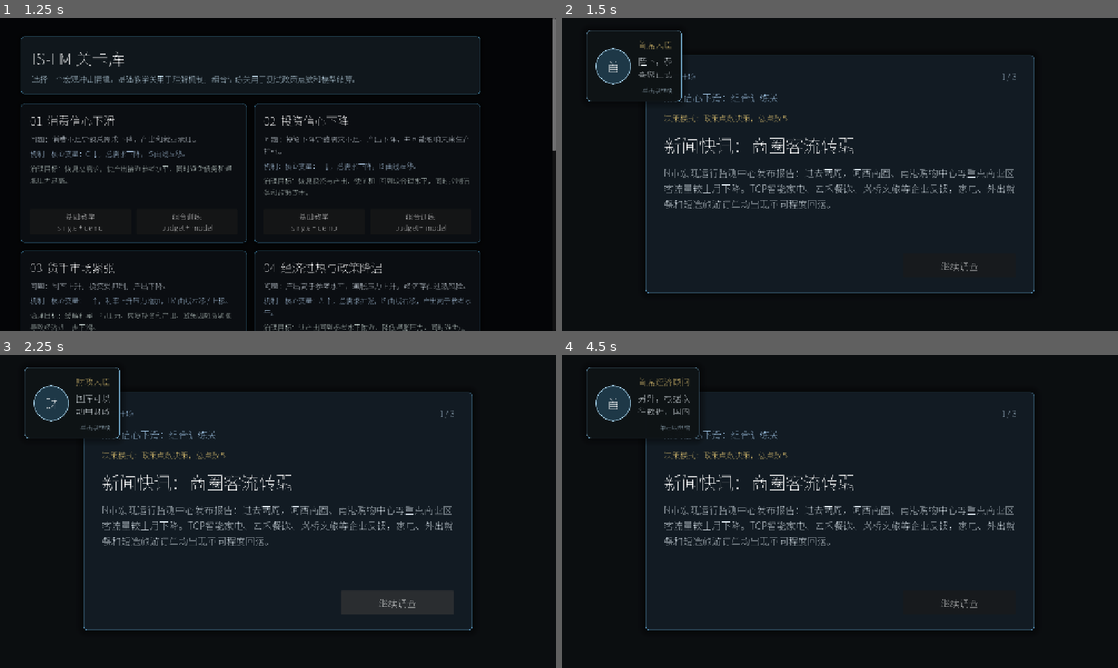
Above: before the commit, frames 1-4 (two rows, left to right).
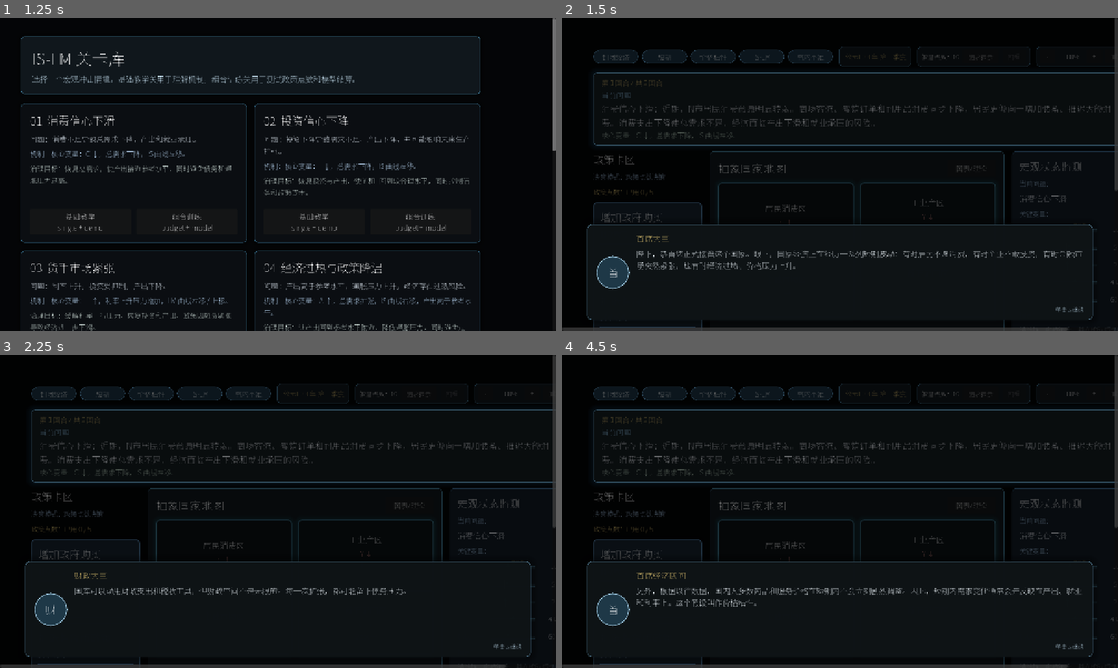
Above: after the commit, the same moments.

Repository: Austenzcy/macroecon
Game: Godot game, scene res://scenes/MainMenu.tscn
The game is run twice, just before and just after one commit, with the same random seed, the same clock (stepped at 60 frames per second) and the same inputs.
Inputs (mouse positions are in pixels of both pictures, inside the frame that each line leads up to):
- Up to frame 1 (1.25 s): click "进入关卡选择 查看第一批 IS-LM 测试关卡，每个关卡都…" at 0.5 s
- Up to frame 2 (1.5 s): click "组合训练 budget + model" at 1.25 s
- Up to frame 3 (2.25 s): click (394, 602) at 2 s, where only the run before the commit has a clickable "继续调查"
- Up to frame 4 (4.5 s): click (979, 392) at 2.75 s, where only the run after the commit has a clickable "请求提示"; click (1045, 392) at 3.5 s, where only the run after the commit has a clickable "-"; click (1095, 392) at 4.25 s, where only the run after the commit has a clickable "+"

Frame 1 is identical in both runs. In frame 2, 19% of the frame differs, in the area x 0-100%, y 0-100%; in frame 3, 20%; in frame 4, 19%.

Commit message:
fix: stabilize dialogue layout and skip duplicate scenario intro

Diff:
--- a/scripts/autoload/NarrativeManager.gd
+++ b/scripts/autoload/NarrativeManager.gd
@@ -219,6 +219,15 @@
 	if steps_variant is Array:
 		return _normalize_steps(steps_variant as Array)
 	return []
+
+
+func should_skip_scenario_intro(scenario_id: String = "") -> bool:
+	var scenario: Dictionary = DataLoader.get_scenario_by_id(scenario_id) if not scenario_id.is_empty() else GameState.get_current_scenario()
+	if scenario.is_empty():
+		return false
+	if not scenario.has("narrative_level_id"):
+		return false
+	return not level_opening_steps(str(scenario.get("id", scenario_id))).is_empty()
 
 
 func after_result_comment_steps(scenario_id: String = "") -> Array:
--- a/scripts/scenes/LevelSelect.gd
+++ b/scripts/scenes/LevelSelect.gd
@@ -1,6 +1,7 @@
 extends Control
 
 const SCENARIO_INTRO_PATH: String = "res://scenes/ScenarioIntro.tscn"
+const POLICY_DESK_PATH: String = "res://scenes/PolicyDesk.tscn"
 const MAIN_MENU_PATH: String = "res://scenes/MainMenu.tscn"
 
 var _levels: Array[Dictionary] = []
@@ -197,12 +198,18 @@
 	GameState.set_current_scenario(scenario_id)
 	AudioManager.unlock_audio_from_user_gesture()
 	AudioManager.play_bgm()
-	get_tree().change_scene_to_file(SCENARIO_INTRO_PATH)
+	get_tree().change_scene_to_file(_entry_scene_for_scenario(scenario_id))
 
 
 func _on_back_pressed() -> void:
 	GameState.reset_for_new_game()
 	get_tree().change_scene_to_file(MAIN_MENU_PATH)
+
+
+func _entry_scene_for_scenario(scenario_id: String) -> String:
+	if has_node("/root/NarrativeManager") and NarrativeManager.should_skip_scenario_intro(scenario_id):
+		return POLICY_DESK_PATH
+	return SCENARIO_INTRO_PATH
 
 
 func _make_panel_style(bg: Color, border: Color) -> StyleBoxFlat:
--- a/scripts/scenes/MainMenu.gd
+++ b/scripts/scenes/MainMenu.gd
@@ -1,6 +1,8 @@
 extends Control
 
 const QUICK_START_SCENARIO_ID: String = "consumer_confidence_drop_basic"
+const POLICY_DESK_PATH: String = "res://scenes/PolicyDesk.tscn"
+const SCENARIO_INTRO_PATH: String = "res://scenes/ScenarioIntro.tscn"
 
 
 func _ready() -> void:
@@ -77,4 +79,5 @@
 	GameState.set_current_scenario(QUICK_START_SCENARIO_ID)
 	AudioManager.unlock_audio_from_user_gesture()
 	AudioManager.play_bgm()
-	get_tree().change_scene_to_file("res://scenes/ScenarioIntro.tscn")
+	var entry_scene: String = POLICY_DESK_PATH if has_node("/root/NarrativeManager") and NarrativeManager.should_skip_scenario_intro(QUICK_START_SCENARIO_ID) else SCENARIO_INTRO_PATH
+	get_tree().change_scene_to_file(entry_scene)
--- a/scripts/scenes/PolicyDesk.gd
+++ b/scripts/scenes/PolicyDesk.gd
@@ -1014,6 +1014,22 @@
 	_register_guide_targets()
 	if GameState.current_round != 1 or _is_policy_confirmed:
 		return
+	var chapter_steps: Array = NarrativeManager.chapter_opening_steps()
+	if not chapter_steps.is_empty():
+		NarrativeManager.play_tutorial_once(
+			self,
+			"islm_chapter_opening_v1",
+			chapter_steps,
+			_guide_targets
+		)
+	var level_steps: Array = NarrativeManager.level_opening_steps(GameState.current_scenario_id)
+	if not level_steps.is_empty():
+		NarrativeManager.play_tutorial_once(
+			self,
+			"level_opening_%s_v1" % GameState.current_scenario_id,
+			level_steps,
+			_guide_targets
+		)
 	if _is_first_level_scenario():
 		NarrativeManager.play_tutorial_once(
 			self,
--- a/scripts/scenes/ScenarioIntro.gd
+++ b/scripts/scenes/ScenarioIntro.gd
@@ -1,8 +1,14 @@
 extends Control
+
+const POLICY_DESK_PATH: String = "res://scenes/PolicyDesk.tscn"
+const SCALE_STEP: float = 0.1
+const MIN_UI_SCALE: float = 0.8
+const MAX_UI_SCALE: float = 1.2
 
 var _scenario: Dictionary = {}
 var _story_steps: Array = []
 var _step_index: int = 0
+var _ui_scale: float = 1.0
 
 var _content_box: VBoxContainer
 var _progress_label: Label
@@ -19,9 +25,26 @@
 
 func _ready() -> void:
 	_load_scenario()
+	if has_node("/root/NarrativeManager") and NarrativeManager.should_skip_scenario_intro(str(_scenario.get("id", GameState.current_scenario_id))):
+		call_deferred("_go_to_policy_desk")
+		return
+	_ui_scale = GameState.ui_scale
 	_build_ui()
 	_show_step(0, false)
 	call_deferred("_maybe_play_opening_dialogue")
+
+
+func _input(event: InputEvent) -> void:
+	if event is InputEventMouseButton:
+		var mouse_event: InputEventMouseButton = event
+		if not mouse_event.pressed or not mouse_event.ctrl_pressed:
+			return
+		if mouse_event.button_index == MOUSE_BUTTON_WHEEL_UP:
+			_set_ui_scale(_ui_scale + SCALE_STEP)
+			get_viewport().set_input_as_handled()
+		elif mouse_event.button_index == MOUSE_BUTTON_WHEEL_DOWN:
+			_set_ui_scale(_ui_scale - SCALE_STEP)
+			get_viewport().set_input_as_handled()
 
 
 func _load_scenario() -> void:
@@ -51,28 +74,55 @@
 
 
 func _build_ui() -> void:
+	_content_box = null
+	_progress_label = null
+	_scenario_title_label = null
+	_mode_label = null
+	_title_label = null
+	_body_label = null
+	_tags = null
+	_problem_panel = null
+	_problem_label = null
+	_model_hint_label = null
+	_next_button = null
+	for child: Node in get_children():
+		remove_child(child)
+		child.queue_free()
+
 	var background: ColorRect = ColorRect.new()
 	background.color = Color(0.045, 0.055, 0.065, 1.0)
 	background.set_anchors_preset(Control.PRESET_FULL_RECT)
 	add_child(background)
 
+	var scroll: ScrollContainer = ScrollContainer.new()
+	scroll.set_anchors_preset(Control.PRESET_FULL_RECT)
+	scroll.follow_focus = true
+	scroll.horizontal_scroll_mode = ScrollContainer.SCROLL_MODE_AUTO
+	scroll.vertical_scroll_mode = ScrollContainer.SCROLL_MODE_AUTO
+	add_child(scroll)
+
+	var outer_margin: MarginContainer = MarginContainer.new()
+	outer_margin.add_theme_constant_override("margin_left", _dim(48))
+	outer_margin.add_theme_constant_override("margin_top", _dim(42))
+	outer_margin.add_theme_constant_override("margin_right", _dim(48))
+	outer_margin.add_theme_constant_override("margin_bottom", _dim(112))
+	scroll.add_child(outer_margin)
+
 	var panel: PanelContainer = PanelContainer.new()
-	panel.anchor_left = 0.15
-	panel.anchor_top = 0.12
-	panel.anchor_right = 0.85
-	panel.anchor_bottom = 0.88
+	panel.custom_minimum_size = Vector2(900, 720) * _ui_scale
+	panel.size_flags_horizontal = Control.SIZE_EXPAND_FILL
 	panel.add_theme_stylebox_override("panel", _make_panel_style())
-	add_child(panel)
+	outer_margin.add_child(panel)
 
 	var margin: MarginContainer = MarginContainer.new()
-	margin.add_theme_constant_override("margin_left", 42)
-	margin.add_theme_constant_override("margin_top", 34)
-	margin.add_theme_constant_override("margin_right", 42)
-	margin.add_theme_constant_override("margin_bottom", 34)
+	margin.add_theme_constant_override("margin_left", _dim(42))
+	margin.add_theme_constant_override("margin_top", _dim(34))
+	margin.add_theme_constant_override("margin_right", _dim(42))
+	margin.add_theme_constant_override("margin_bottom", _dim(34))
 	panel.add_child(margin)
 
 	_content_box = VBoxContainer.new()
-	_content_box.add_theme_constant_override("separation", 18)
+	_content_box.add_theme_constant_override("separation", _dim(18))
 	margin.add_child(_content_box)
 
 	var header: HBoxContainer = HBoxContainer.new()
@@ -82,35 +132,36 @@
 	var kicker: Label = Label.new()
 	kicker.text = "情境开场"
 	kicker.modulate = Color(0.68, 0.84, 1.0)
-	kicker.add_theme_font_size_override("font_size", 18)
+	kicker.add_theme_font_size_override("font_size", _fs(18))
 	kicker.size_flags_horizontal = Control.SIZE_EXPAND_FILL
 	header.add_child(kicker)
 
 	_progress_label = Label.new()
 	_progress_label.modulate = Color(0.72, 0.82, 0.90)
-	_progress_label.add_theme_font_size_override("font_size", 18)
+	_progress_label.add_theme_font_size_override("font_size", _fs(18))
 	header.add_child(_progress_label)
 
 	_scenario_title_label = Label.new()
 	_scenario_title_label.autowrap_mode = TextServer.AUTOWRAP_WORD_SMART
 	_scenario_title_label.modulate = Color(0.70, 0.86, 1.0)
-	_scenario_title_label.add_theme_font_size_override("font_size", 22)
+	_scenario_title_label.add_theme_font_size_override("font_size", _fs(22))
 	_content_box.add_child(_scenario_title_label)
 
 	_mode_label = Label.new()
 	_mode_label.autowrap_mode = TextServer.AUTOWRAP_WORD_SMART
 	_mode_label.modulate = Color(0.92, 0.80, 0.46)
-	_mode_label.add_theme_font_size_override("font_size", 18)
+	_mode_label.add_theme_font_size_override("font_size", _fs(18))
 	_content_box.add_child(_mode_label)
 
 	_title_label = Label.new()
 	_title_label.autowrap_mode = TextServer.AUTOWRAP_WORD_SMART
-	_title_label.add_theme_font_size_override("font_size", 40)
+	_title_label.add_theme_font_size_override("font_size", _fs(40))
 	_content_box.add_child(_title_label)
 
 	_body_label = Label.new()
 	_body_label.autowrap_mode = TextServer.AUTOWRAP_WORD_SMART
 	_body_label.add_theme_font_size_override("font_size", 22)
+	_body_label.add_theme_font_size_override("font_size", _fs(22))
 	_body_label.modulate = Color(0.88, 0.92, 0.95)
 	_content_box.add_child(_body_label)
 
@@ -123,24 +174,25 @@
 	_content_box.add_child(_problem_panel)
 
 	var problem_margin: MarginContainer = MarginContainer.new()
-	problem_margin.add_theme_constant_override("margin_left", 18)
-	problem_margin.add_theme_constant_override("margin_top", 14)
-	problem_margin.add_theme_constant_override("margin_right", 18)
-	problem_margin.add_theme_constant_override("margin_bottom", 14)
+	problem_margin.add_theme_constant_override("margin_left", _dim(18))
+	problem_margin.add_theme_constant_override("margin_top", _dim(14))
+	problem_margin.add_theme_constant_override("margin_right", _dim(18))
+	problem_margin.add_theme_constant_override("margin_bottom", _dim(14))
 	_problem_panel.add_child(problem_margin)
 
 	var problem_box: VBoxContainer = VBoxContainer.new()
-	problem_box.add_theme_constant_override("separation", 8)
+	problem_box.add_theme_constant_override("separation", _dim(8))
 	problem_margin.add_child(problem_box)
 
 	_problem_label = Label.new()
 	_problem_label.autowrap_mode = TextServer.AUTOWRAP_WORD_SMART
-	_problem_label.add_theme_font_size_override("font_size", 20)
+	_problem_label.add_theme_font_size_override("font_size", _fs(20))
 	problem_box.add_child(_problem_label)
 
 	_model_hint_label = Label.new()
 	_model_hint_label.autowrap_mode = TextServer.AUTOWRAP_WORD_SMART
 	_model_hint_label.modulate = Color(0.80, 0.90, 0.82)
+	_model_hint_label.add_theme_font_size_override("font_size", _fs(17))
 	problem_box.add_child(_model_hint_label)
 
 	var spacer: Control = Control.new()
@@ -148,9 +200,9 @@
 	_content_box.add_child(spacer)
 
 	_next_button = Button.new()
-	_next_button.custom_minimum_size = Vector2(260, 56)
+	_next_button.custom_minimum_size = Vector2(260, 56) * _ui_scale
 	_next_button.size_flags_horizontal = Control.SIZE_SHRINK_END
-	_next_button.add_theme_font_size_override("font_size", 22)
+	_next_button.add_theme_font_size_override("font_size", _fs(22))
 	_next_button.pressed.connect(_on_next_pressed)
 	_content_box.add_child(_next_button)
 
@@ -194,9 +246,13 @@
 func _on_next_pressed() -> void:
 	AudioManager.play_sfx(&"card_play")
 	if _step_index >= _story_steps.size() - 1:
-		get_tree().change_scene_to_file("res://scenes/PolicyDesk.tscn")
+		_go_to_policy_desk()
 		return
 	_show_step(_step_index + 1, true)
+
+
+func _go_to_policy_desk() -> void:
+	get_tree().change_scene_to_file(POLICY_DESK_PATH)
 
 
 func _maybe_play_opening_dialogue() -> void:
@@ -223,7 +279,7 @@
 	style.bg_color = Color(0.075, 0.11, 0.14, 0.96)
 	style.border_color = Color(0.32, 0.54, 0.68, 0.9)
 	style.set_border_width_all(1)
-	style.set_corner_radius_all(8)
+	style.set_corner_radius_all(_dim(8))
 	style.shadow_color = Color(0.0, 0.0, 0.0, 0.45)
 	style.shadow_size = 18
 	return style
@@ -234,5 +290,23 @@
 	style.bg_color = Color(0.09, 0.13, 0.15, 0.96)
 	style.border_color = Color(0.45, 0.70, 0.86, 0.92)
 	style.set_border_width_all(1)
-	style.set_corner_radius_all(8)
+	style.set_corner_radius_all(_dim(8))
 	return style
+
+
+func _set_ui_scale(value: float) -> void:
+	var next_scale: float = clampf(value, MIN_UI_SCALE, MAX_UI_SCALE)
+	if is_equal_approx(next_scale, _ui_scale):
+		return
+	_ui_scale = next_scale
+	GameState.set_ui_scale(_ui_scale)
+	_build_ui()
+	_show_step(_step_index, false)
+
+
+func _dim(value: int) -> int:
+	return maxi(1, int(roundf(float(value) * _ui_scale)))
+
+
+func _fs(value: int) -> int:
+	return maxi(11, int(roundf(float(value) * _ui_scale)))
--- a/scripts/ui/DialogueOverlay.gd
+++ b/scripts/ui/DialogueOverlay.gd
@@ -5,7 +5,9 @@
 var _steps: Array = []
 var _target_map: Dictionary = {}
 var _index: int = 0
+var _last_advance_msec: int = 0
 var _dialogue_panel: PanelContainer
+var _bottom_layout: MarginContainer
 var _speaker_label: Label
 var _text_label: RichTextLabel
 var _avatar_label: Label
@@ -18,33 +20,39 @@
 	size_flags_horizontal = Control.SIZE_EXPAND_FILL
 	size_flags_vertical = Control.SIZE_EXPAND_FILL
 	mouse_filter = Control.MOUSE_FILTER_STOP
+	_sync_viewport_rect()
 	_build_ui()
 	_set_non_interactive_children(self)
 	_show_current_step()
 
 
+func _notification(what: int) -> void:
+	if what == NOTIFICATION_RESIZED:
+		_update_layout_metrics()
+
+
 func _input(event: InputEvent) -> void:
 	if not visible or _is_modal_active():
 		return
 	if event is InputEventMouseButton:
 		var mouse_event: InputEventMouseButton = event
 		if mouse_event.pressed and mouse_event.button_index == MOUSE_BUTTON_LEFT:
-			_advance()
+			_try_advance()
 			get_viewport().set_input_as_handled()
 	elif event is InputEventScreenTouch:
 		var touch_event: InputEventScreenTouch = event
 		if touch_event.pressed:
-			_advance()
+			_try_advance()
 			get_viewport().set_input_as_handled()
 	elif event is InputEventKey:
 		var key_event: InputEventKey = event
 		if key_event.pressed and not key_event.echo and (key_event.keycode == KEY_ENTER or key_event.keycode == KEY_SPACE):
-			_advance()
+			_try_advance()
 			get_viewport().set_input_as_handled()
 
 
 func setup(steps: Array, target_map: Dictionary = {}) -> void:
-	_steps = steps.duplicate(true)
+	_steps = _paginate_dialogue_steps(steps)
 	_target_map = target_map.duplicate()
 	_index = 0
 	if is_inside_tree():
@@ -58,6 +66,7 @@
 
 func _process(_delta: float) -> void:
 	if visible:
+		_sync_viewport_rect()
 		queue_redraw()
 
 
@@ -65,7 +74,7 @@
 	if event is InputEventMouseButton:
 		var mouse_event: InputEventMouseButton = event
 		if mouse_event.pressed and mouse_event.button_index == MOUSE_BUTTON_LEFT:
-			_advance()
+			_try_advance()
 			accept_event()
 			get_viewport().set_input_as_handled()
 
@@ -86,19 +95,15 @@
 
 
 func _build_ui() -> void:
-	var bottom_layout: MarginContainer = MarginContainer.new()
-	bottom_layout.name = "DialogueBottomLayout"
-	bottom_layout.set_anchors_preset(Control.PRESET_FULL_RECT)
-	bottom_layout.add_theme_constant_override("margin_left", 56)
-	bottom_layout.add_theme_constant_override("margin_top", 24)
-	bottom_layout.add_theme_constant_override("margin_right", 56)
-	bottom_layout.add_theme_constant_override("margin_bottom", 32)
-	add_child(bottom_layout)
+	_bottom_layout = MarginContainer.new()
+	_bottom_layout.name = "DialogueBottomLayout"
+	_bottom_layout.set_anchors_preset(Control.PRESET_FULL_RECT)
+	add_child(_bottom_layout)
 
 	var vertical_layout: VBoxContainer = VBoxContainer.new()
 	vertical_layout.size_flags_horizontal = Control.SIZE_EXPAND_FILL
 	vertical_layout.size_flags_vertical = Control.SIZE_EXPAND_FILL
-	bottom_layout.add_child(vertical_layout)
+	_bottom_layout.add_child(vertical_layout)
 
 	var spacer: Control = Control.new()
 	spacer.size_flags_vertical = Control.SIZE_EXPAND_FILL
@@ -106,8 +111,8 @@
 
 	_dialogue_panel = PanelContainer.new()
 	_dialogue_panel.name = "DialogueBox"
-	_dialogue_panel.custom_minimum_size = Vector2(0.0, 164.0)
 	_dialogue_panel.size_flags_horizontal = Control.SIZE_EXPAND_FILL
+	_dialogue_panel.size_flags_vertical = Control.SIZE_SHRINK_END
 	_dialogue_panel.add_theme_stylebox_override("panel", _panel_style())
 	vertical_layout.add_child(_dialogue_panel)
 
@@ -123,10 +128,8 @@
 	margin.add_child(row)
 
 	_avatar_label = Label.new()
-	_avatar_label.custom_minimum_size = Vector2(82, 82)
 	_avatar_label.horizontal_alignment = HORIZONTAL_ALIGNMENT_CENTER
 	_avatar_label.vertical_alignment = VERTICAL_ALIGNMENT_CENTER
-	_avatar_label.add_theme_font_size_override("font_size", 30)
 	_avatar_label.add_theme_stylebox_override("normal", _avatar_style())
 	row.add_child(_avatar_label)
 
@@ -136,26 +139,23 @@
 	row.add_child(text_box)
 
 	_speaker_label = Label.new()
-	_speaker_label.add_theme_font_size_override("font_size", 20)
 	_speaker_label.modulate = Color(0.92, 0.80, 0.46)
 	text_box.add_child(_speaker_label)
 
 	_text_label = RichTextLabel.new()
-	_text_label.custom_minimum_size = Vector2(0.0, 62.0)
 	_text_label.scroll_active = false
 	_text_label.autowrap_mode = TextServer.AUTOWRAP_WORD_SMART
 	_text_label.size_flags_horizontal = Control.SIZE_EXPAND_FILL
 	_text_label.size_flags_vertical = Control.SIZE_EXPAND_FILL
-	_text_label.add_theme_font_size_override("normal_font_size", 20)
 	_text_label.modulate = Color(0.95, 0.98, 1.0)
 	text_box.add_child(_text_label)
 
 	_continue_label = Label.new()
 	_continue_label.text = "单击以继续"
 	_continue_label.horizontal_alignment = HORIZONTAL_ALIGNMENT_RIGHT
-	_continue_label.add_theme_font_size_override("font_size", 14)
 	_continue_label.modulate = Color(0.70, 0.80, 0.86)
 	text_box.add_child(_continue_label)
+	_update_layout_metrics()
 
 
 func _show_current_step() -> void:
@@ -169,14 +169,24 @@
 	var speaker: String = str(step.get("speaker", "首席经济顾问"))
 	var text: String = str(step.get("text", ""))
 	var continue_text: String = str(step.get("continue_text", "单击以继续"))
+	var page_index: int = int(step.get("_page_index", 0))
+	var page_count: int = int(step.get("_page_count", 1))
 	var target_id: String = str(step.get("target", step.get("target_ui", "")))
 
 	_speaker_label.text = speaker
 	_text_label.text = text
-	_continue_label.text = continue_text
+	_continue_label.text = "%s  %d/%d" % [continue_text, page_index + 1, page_count] if page_count > 1 else continue_text
 	_avatar_label.text = _avatar_initial(speaker)
 	_current_target_id = target_id
 	queue_redraw()
+
+
+func _try_advance() -> void:
+	var now: int = Time.get_ticks_msec()
+	if now - _last_advance_msec < 80:
+		return
+	_last_advance_msec = now
+	_advance()
 
 
 func _advance() -> void:
@@ -202,6 +212,105 @@
 	var target_rect: Rect2 = target.get_global_rect()
 	var origin: Vector2 = get_global_rect().position
 	return Rect2(target_rect.position - origin, target_rect.size)
+
+
+func _sync_viewport_rect() -> void:
+	var viewport_size: Vector2 = get_viewport_rect().size
+	if viewport_size.x <= 1.0 or viewport_size.y <= 1.0:
+		return
+	position = Vector2.ZERO
+	custom_minimum_size = viewport_size
+	set_anchors_preset(Control.PRESET_FULL_RECT)
+	offset_left = 0.0
+	offset_top = 0.0
+	offset_right = 0.0
+	offset_bottom = 0.0
+	size = viewport_size
+	_update_layout_metrics()
+
+
+func _update_layout_metrics() -> void:
+	if _bottom_layout == null:
+		return
+	var viewport_size: Vector2 = get_viewport_rect().size
+	if viewport_size.x <= 1.0 or viewport_size.y <= 1.0:
+		viewport_size = size
+	var side_margin: int = int(roundf(clampf(viewport_size.x * 0.045, 28.0, 72.0)))
+	var bottom_margin: int = int(roundf(clampf(viewport_size.y * 0.035, 20.0, 42.0)))
+	_bottom_layout.add_theme_constant_override("margin_left", side_margin)
+	_bottom_layout.add_theme_constant_override("margin_top", 18)
+	_bottom_layout.add_theme_constant_override("margin_right", side_margin)
+	_bottom_layout.add_theme_constant_override("margin_bottom", bottom_margin)
+	if _dialogue_panel != null:
+		var panel_height: float = clampf(viewport_size.y * 0.30, 220.0, 330.0)
+		_dialogue_panel.custom_minimum_size = Vector2(0.0, panel_height)
+	if _avatar_label != null:
+		var avatar_size: float = clampf(viewport_size.y * 0.105, 66.0, 92.0)
+		_avatar_label.custom_minimum_size = Vector2(avatar_size, avatar_size)
+		_avatar_label.add_theme_font_size_override("font_size", int(roundf(avatar_size * 0.34)))
+	if _speaker_label != null:
+		_speaker_label.add_theme_font_size_override("font_size", int(roundf(clampf(viewport_size.y * 0.026, 18.0, 23.0))))
+	if _text_label != null:
+		_text_label.custom_minimum_size = Vector2(0.0, clampf(viewport_size.y * 0.155, 118.0, 178.0))
+		_text_label.add_theme_font_size_override("normal_font_size", int(roundf(clampf(viewport_size.y * 0.025, 18.0, 22.0))))
+	if _continue_label != null:
+		_continue_label.add_theme_font_size_override("font_size", int(roundf(clampf(viewport_size.y * 0.018, 13.0, 16.0))))
+
+
+func _paginate_dialogue_steps(raw_steps: Array) -> Array:
+	var pages: Array = []
+	var max_chars: int = _dialogue_page_char_limit()
+	for raw_step: Variant in raw_steps:
+		if not (raw_step is Dictionary):
+			continue
+		var step: Dictionary = (raw_step as Dictionary).duplicate(true)
+		var text: String = str(step.get("text", ""))
+		var text_pages: Array[String] = _split_text_to_pages(text, max_chars)
+		for page_index: int in range(text_pages.size()):
+			var page_step: Dictionary = step.duplicate(true)
+			page_step["text"] = text_pages[page_index]
+			page_step["_page_index"] = page_index
+			page_step["_page_count"] = text_pages.size()
+			pages.append(page_step)
+	return pages
+
+
+func _dialogue_page_char_limit() -> int:
+	var viewport_size: Vector2 = get_viewport_rect().size
+	if viewport_size.x <= 1.0:
+		return 84
+	return clampi(int(roundf(viewport_size.x / 15.0)), 64, 96)
+
+
+func _split_text_to_pages(text: String, max_chars: int) -> Array[String]:
+	var cleaned: String = text.strip_edges()
+	if cleaned.length() <= max_chars:
+		return [cleaned]
+	var pages: Array[String] = []
+	var remaining: String = cleaned
+	while remaining.length() > max_chars:
+		var cut: int = _find_page_cut(remaining, max_chars)
+		pages.append(remaining.substr(0, cut).strip_edges())
+		remaining = remaining.substr(cut).strip_edges()
+	if not remaining.is_empty():
+		pages.append(remaining)
+	return pages
+
+
+func _find_page_cut(text: String, max_chars: int) -> int:
+	var preferred: Array[String] = ["。", "；", "！", "？", "，"]
+	for mark: String in preferred:
+		var best: int = -1
+		var search_from: int = 0
+		while true:
+			var found: int = text.find(mark, search_from)
+			if found == -1 or found >= max_chars:
+				break
+			best = found + mark.length()
+			search_from = found + mark.length()
+		if best >= int(float(max_chars) * 0.46):
+			return best
+	return max_chars
 
 
 func _is_modal_active() -> bool:
--- a/scripts/ui/HintConfirmModal.gd
+++ b/scripts/ui/HintConfirmModal.gd
@@ -11,11 +11,30 @@
 	size_flags_horizontal = Control.SIZE_EXPAND_FILL
 	size_flags_vertical = Control.SIZE_EXPAND_FILL
 	mouse_filter = Control.MOUSE_FILTER_STOP
+	_sync_viewport_rect()
 	_build_ui()
+
+
+func _process(_delta: float) -> void:
+	_sync_viewport_rect()
 
 
 func setup(message: String) -> void:
 	_message = message
+
+
+func _sync_viewport_rect() -> void:
+	var viewport_size: Vector2 = get_viewport_rect().size
+	if viewport_size.x <= 1.0 or viewport_size.y <= 1.0:
+		return
+	position = Vector2.ZERO
+	custom_minimum_size = viewport_size
+	set_anchors_preset(Control.PRESET_FULL_RECT)
+	offset_left = 0.0
+	offset_top = 0.0
+	offset_right = 0.0
+	offset_bottom = 0.0
+	size = viewport_size
 
 
 func _build_ui() -> void:
Not shown, changed: progress.txt
Not shown, changed: docs/Narrative_Guide_System_v1.md
